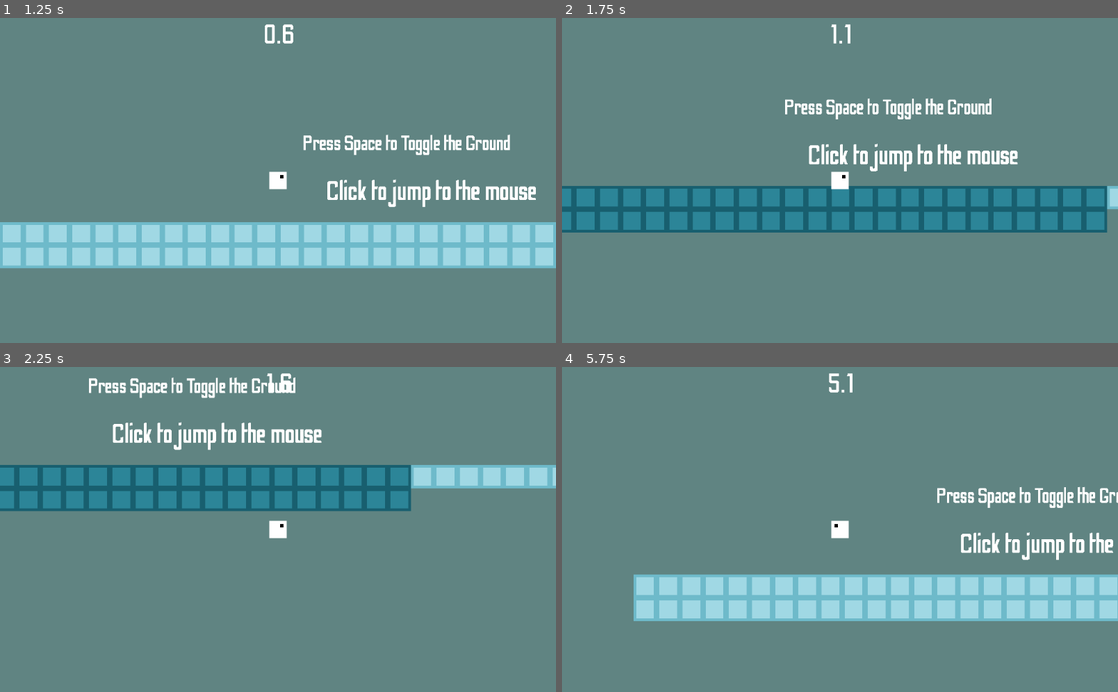
Above: before the commit, frames 1-4 (two rows, left to right).
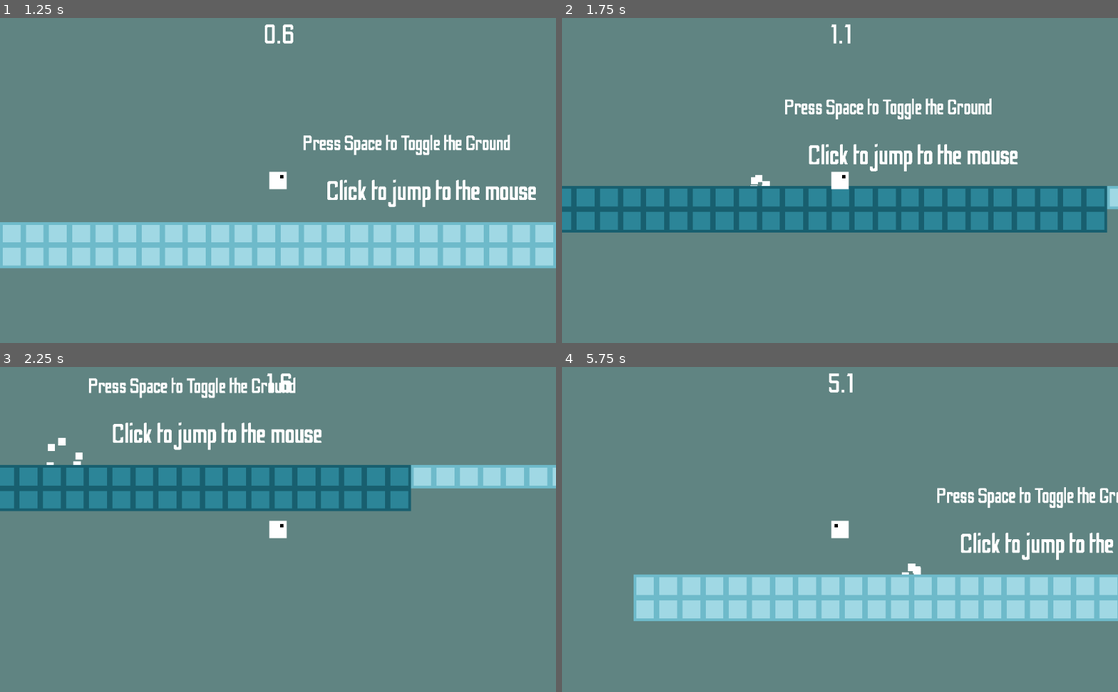
Above: after the commit, the same moments.

Repository: jonot-cyber/brackeys-game-jam-game-that-i-am-doing
Game: Godot game, scene res://Scenes/UI.tscn
Same seed, same stepped clock (60 frames per second), same inputs: the game is played once before the commit and once after it.
Inputs (mouse positions are in pixels of both pictures, inside the frame that each line leads up to):
- Up to frame 1 (1.25 s): click "Play" at 0.5 s
- Up to frame 2 (1.75 s): tap Enter at 1.25 s; move the mouse to (962, 164) at 1.27 s; click (962, 164) at 1.42 s; tap Space at 1.52 s
- Up to frame 3 (2.25 s): drag from (166, 545) to (250, 594) at 2.02 s
- Up to frame 4 (5.75 s): move the mouse to (895, 458) at 2.77 s; click (895, 458) at 2.92 s; drag from (812, 594) to (673, 480) at 3.52 s; move the mouse to (1006, 578) at 4.27 s; click (1006, 578) at 4.42 s; tap Space at 4.52 s; drag from (673, 480) to (756, 448) at 5.02 s

Frame 1 is identical in both runs. In frame 2, less than 0.1% of the frame differs, in the area x 33-38%, y 48-52%; in frame 3, 0.1%, in the area x 8-15%, y 21-31%; in frame 4, less than 0.1%.

Commit message:
buggy thing

Diff:
--- a/Scenes/Objects/Player.tscn
+++ b/Scenes/Objects/Player.tscn
@@ -137,6 +137,24 @@
 [node name="Second" type="Timer" parent="Time"]
 wait_time = 0.1
 autostart = true
+
+[node name="Bounce" type="CPUParticles2D" parent="."]
+position = Vector2( 0, 50 )
+z_index = -2
+emitting = false
+lifetime = 2.0
+speed_scale = 2.0
+explosiveness = 1.0
+local_coords = false
+direction = Vector2( 1, 3 )
+spread = 176.4
+gravity = Vector2( 0, -30 )
+initial_velocity = 50.0
+scale_amount = 40.0
+
+[node name="BounceTimer" type="Timer" parent="Bounce"]
+one_shot = true
 [connection signal="timeout" from="Respawn" to="." method="_on_Respawn_timeout"]
 [connection signal="timeout" from="Label/TextFade" to="Label" method="_on_TextFade_timeout"]
 [connection signal="timeout" from="Time/Second" to="Time" method="_on_Second_timeout"]
+[connection signal="timeout" from="Bounce/BounceTimer" to="." method="bounce_timeout"]
--- a/Scripts/PlayerController.gd
+++ b/Scripts/PlayerController.gd
@@ -10,14 +10,17 @@
 
 onready var shake  := camera.get_node("ScreenShake")
 
-onready var jump        : AudioStreamPlayer2D = get_node("Music/Jump")
-onready var land        : AudioStreamPlayer2D = get_node("Music/Land")
-onready var explosion   : AudioStreamPlayer2D = get_node("Music/Explosion")
-onready var checkpoint  : AudioStreamPlayer2D = get_node("Music/Checkpoint")
+onready var jump         : AudioStreamPlayer2D = get_node("Music/Jump")
+onready var land         : AudioStreamPlayer2D = get_node("Music/Land")
+onready var explosion    : AudioStreamPlayer2D = get_node("Music/Explosion")
+onready var checkpoint   : AudioStreamPlayer2D = get_node("Music/Checkpoint")
 
-onready var particles   : CPUParticles2D = get_node("Particles")
+onready var particles    : CPUParticles2D = get_node("Particles")
+onready var bounce       : CPUParticles2D = get_node("Bounce")
 
-onready var respawn     : Timer = get_node("Respawn")
+onready var bounce_timer : Timer = get_node("Bounce/BounceTimer")
+
+onready var respawn      : Timer = get_node("Respawn")
 
 signal switch
 signal reset
@@ -66,6 +69,8 @@
 		if last_collision != collision.collider_id:
 			if not land.playing:
 				land.play()
+				bounce.emitting = true
+				bounce_timer.start()
 			shake.start(0.2, 15, 16)
 			direction = Vector2(0,0)
 		last_collision = collision.collider_id
@@ -112,3 +117,7 @@
 
 func _on_EndPoint_body_entered(body):
 	$Win.visible = true
+
+
+func bounce_timeout():
+	bounce.emitting = false
